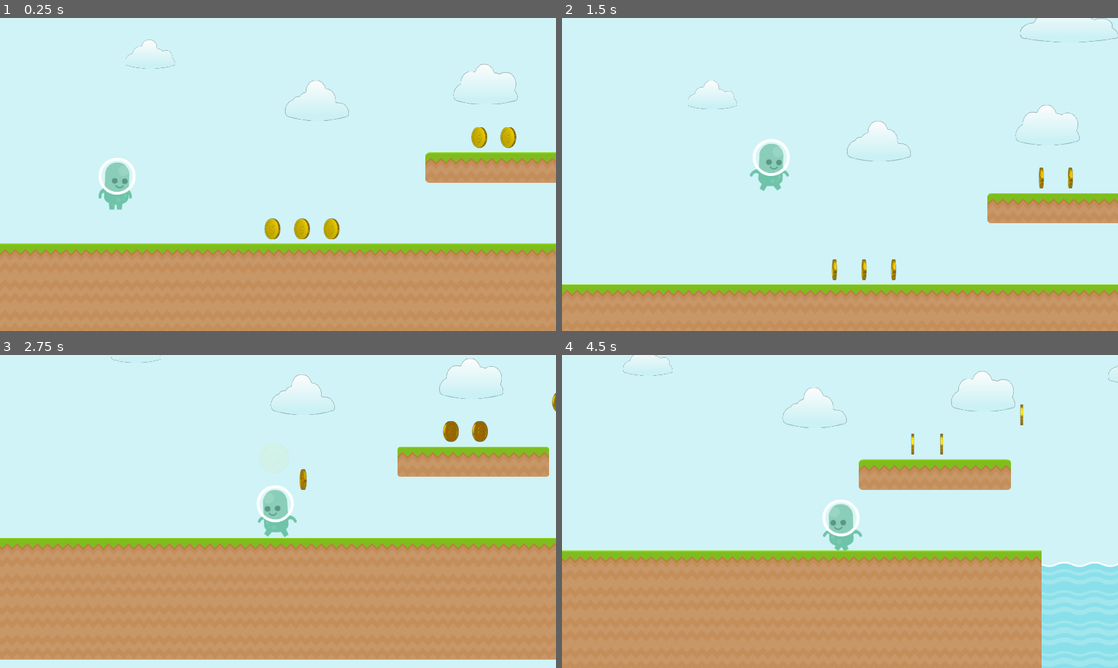
Above: before the commit, frames 1-4 (two rows, left to right).
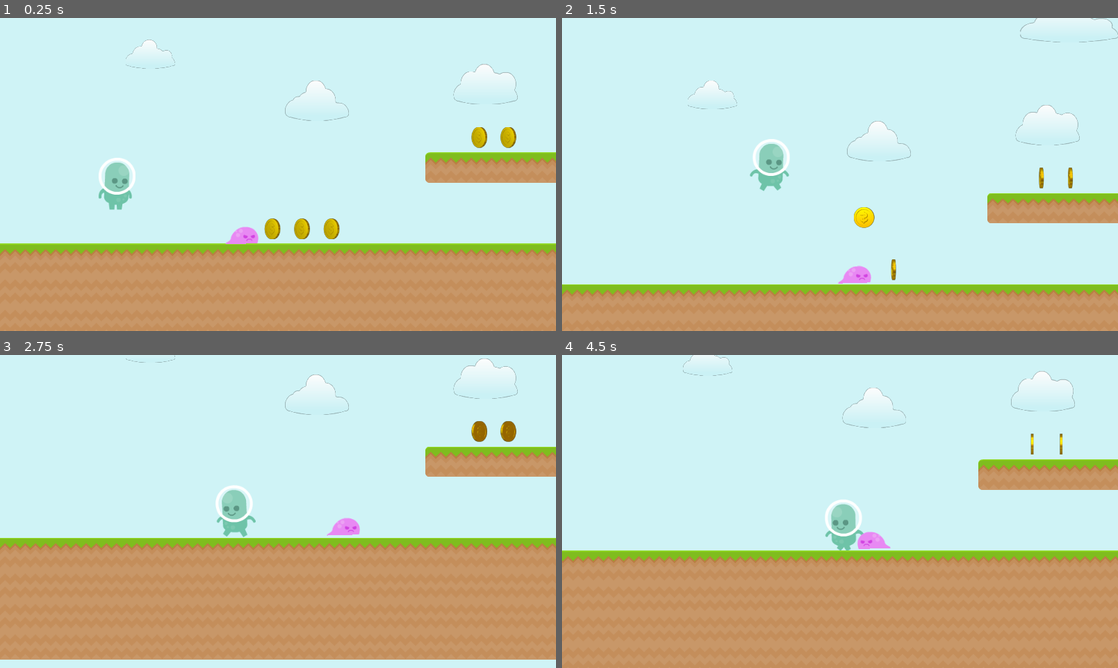
Above: after the commit, the same moments.

Repository: modaslam/super-margo
Game: Godot game, scene res://scenes/game.tscn
Two runs of this game, one before a commit and one after it. Both use one fixed random seed, a clock stepped at 60 frames per second and the inputs below.
Inputs:
- Up to frame 1 (0.25 s): no input
- Up to frame 2 (1.5 s): hold Right (move_right) from 0.53 s (still down); tap Space (jump) at 0.77 s
- Up to frame 3 (2.75 s): tap Space (jump) at 1.52 s; release Right (move_right) at 2.03 s; hold Left (move_left) from 2.03 s (still down)
- Up to frame 4 (4.5 s): release Left (move_left) at 2.78 s; hold Right (move_right) 2.78-4.28 s; tap Space (jump) at 3.02, 3.77 s; hold Left (move_left) from 4.28 s (still down)

The runs differ from the first frame. In frame 1, 0.2% of the frame differs, in the area x 40-47%, y 66-73%; in frame 2, 0.5%; in frame 3, 4.1%; in frame 4, 12%, in the area x 0-100%, y 0-100%.

Commit message:
Added enemy

Diff:
--- a/scenes/game.tscn
+++ b/scenes/game.tscn
@@ -13,6 +13,7 @@
 [ext_resource path="res://assets/tiles/cloud3.png" type="Texture" id=11]
 [ext_resource path="res://assets/tiles/cloud1.png" type="Texture" id=12]
 [ext_resource path="res://scenes/coin.tscn" type="PackedScene" id=13]
+[ext_resource path="res://scenes/slug.tscn" type="PackedScene" id=14]
 
 [sub_resource type="SpriteFrames" id=1]
 animations = [ {
@@ -25,6 +26,11 @@
 [sub_resource type="RectangleShape2D" id=2]
 extents = Vector2( 28.2493, 56.1968 )
 
+[sub_resource type="Curve2D" id=3]
+_data = {
+"points": PoolVector2Array( 0, 0, 0, 0, -1.60229, -2.53522, 0, 0, 0, 0, 310.212, -11.4442 )
+}
+
 [node name="Game" type="Node"]
 
 [node name="Character" type="KinematicBody2D" parent="."]
@@ -34,7 +40,6 @@
 [node name="AnimatedSprite" type="AnimatedSprite" parent="Character"]
 scale = Vector2( 1.3, 1.3 )
 frames = SubResource( 1 )
-frame = 2
 playing = true
 
 [node name="Shape" type="CollisionShape2D" parent="Character"]
@@ -117,3 +122,9 @@
 
 [node name="Coin7" parent="Coins" instance=ExtResource( 13 )]
 position = Vector2( 1639.44, 458.004 )
+
+[node name="Enemies" type="Node2D" parent="."]
+
+[node name="Slug1" parent="Enemies" instance=ExtResource( 14 )]
+position = Vector2( 536.321, 473.958 )
+curve = SubResource( 3 )
--- /dev/null
+++ b/scenes/slug.tscn
@@ -0,0 +1,44 @@
+[gd_scene load_steps=6 format=2]
+
+[ext_resource path="res://assets/enemy/slimeWalk1.png" type="Texture" id=1]
+[ext_resource path="res://assets/enemy/slimeWalk2.png" type="Texture" id=2]
+[ext_resource path="res://scripts/slug.gd" type="Script" id=3]
+
+[sub_resource type="RectangleShape2D" id=2]
+extents = Vector2( 38.2796, 22.2186 )
+
+[sub_resource type="Animation" id=3]
+resource_name = "crawl"
+loop = true
+tracks/0/type = "value"
+tracks/0/path = NodePath("Sprite:texture")
+tracks/0/interp = 1
+tracks/0/loop_wrap = true
+tracks/0/imported = false
+tracks/0/enabled = true
+tracks/0/keys = {
+"times": PoolRealArray( 0, 0.5 ),
+"transitions": PoolRealArray( 1, 1 ),
+"update": 1,
+"values": [ ExtResource( 1 ), ExtResource( 2 ) ]
+}
+
+[node name="Slug" type="Path2D"]
+curve = null
+
+[node name="Follow" type="PathFollow2D" parent="."]
+position = Vector2( 2.46008, -2.20816 )
+rotation = -0.0121204
+
+[node name="Body" type="KinematicBody2D" parent="Follow"]
+script = ExtResource( 3 )
+
+[node name="Sprite" type="Sprite" parent="Follow/Body"]
+scale = Vector2( 1.5, 1.5 )
+texture = ExtResource( 2 )
+
+[node name="Shape" type="CollisionShape2D" parent="Follow/Body"]
+shape = SubResource( 2 )
+
+[node name="Anim" type="AnimationPlayer" parent="Follow/Body"]
+anims/crawl = SubResource( 3 )
--- /dev/null
+++ b/scripts/slug.gd
@@ -0,0 +1,24 @@
+extends KinematicBody2D
+
+
+# 1 is right, -1 is left
+var direction = -1
+
+
+# Called when the node enters the scene tree for the first time.
+func _ready():
+	pass # Replace with function body.
+
+# delta is time between frames
+func _physics_process(delta):
+	var new_offset = get_parent().get_unit_offset() + delta*direction*0.3
+	if direction == 1 and new_offset >= 0.99999:
+		direction = -1
+		get_parent().set_unit_offset(0.9999)
+		get_node("Sprite").set_flip_h(false)
+	elif direction == -1 and new_offset <= 0:
+		direction = 1
+		get_parent().set_unit_offset(0)
+		get_node("Sprite").set_flip_h(true)
+	else:
+		get_parent().set_unit_offset(new_offset)
Not shown: 1 places in scenes/game.tscn that only renumber resources
